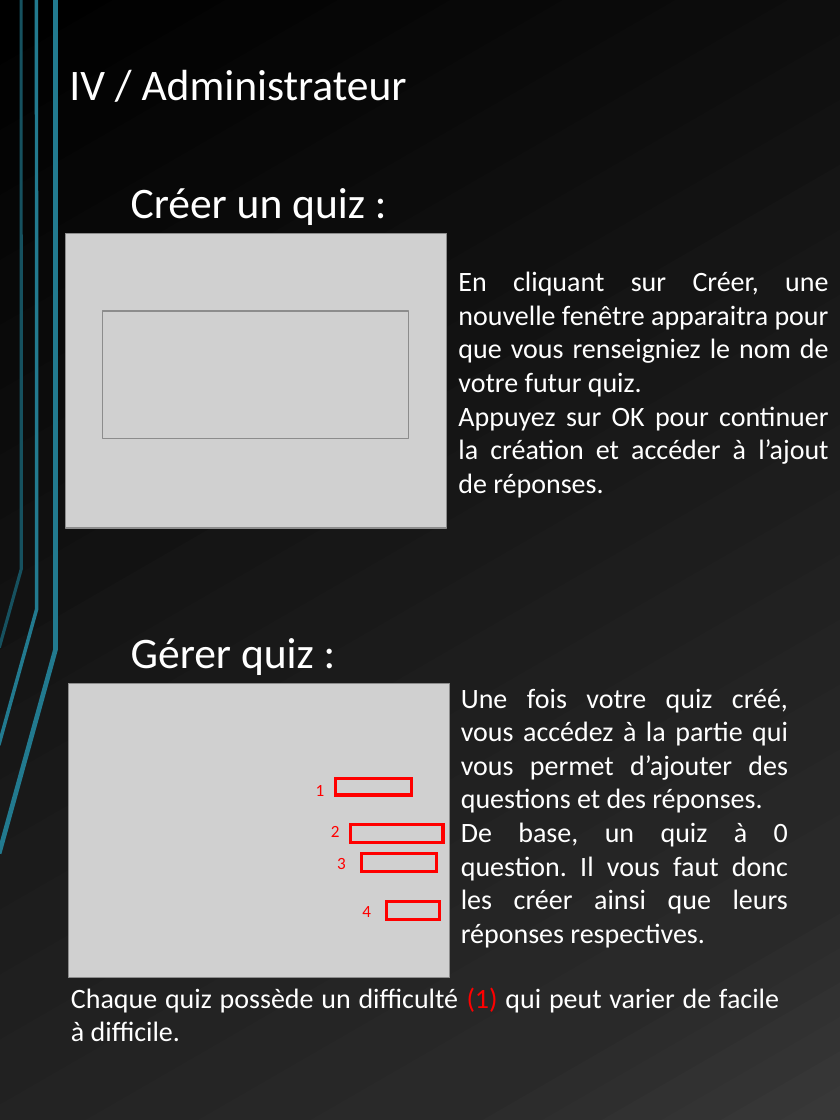
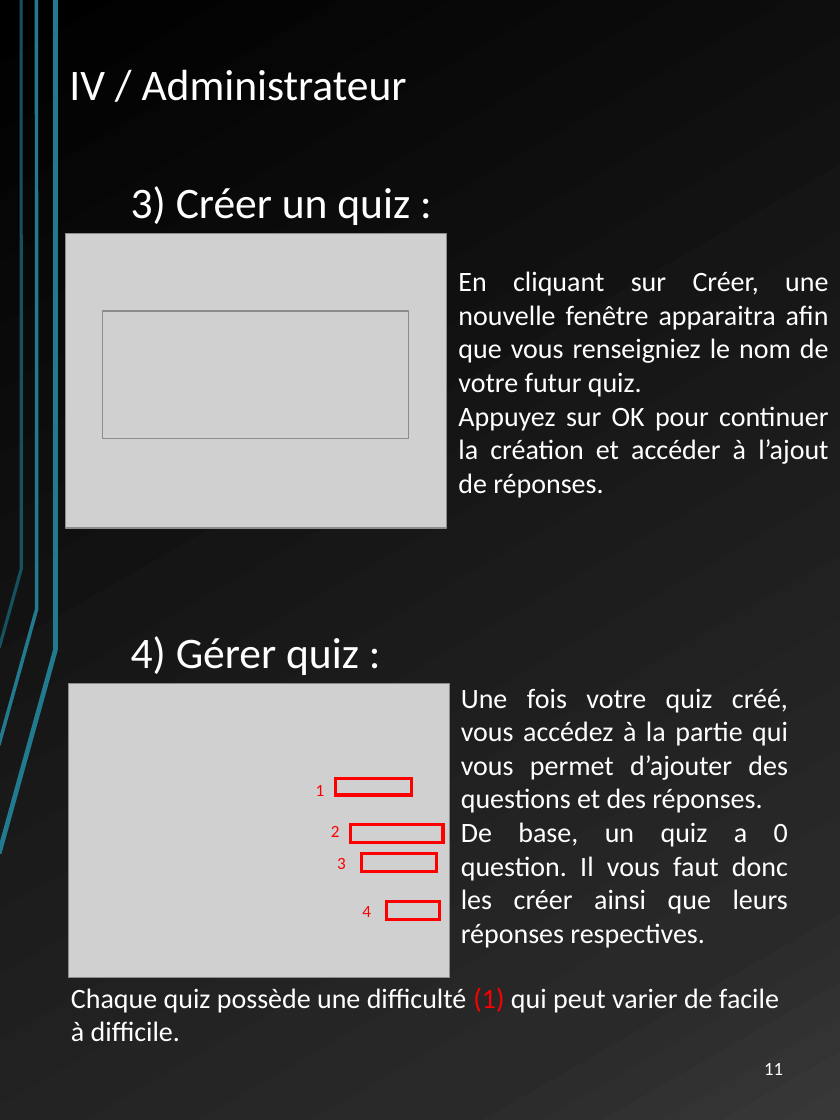
Before and after one commit to LordAlbas/warquiz, a slide deck: slide 11 of Docs/manuel utilisateur WQ.pptx (slide 10 before the commit). Drawn at 840x1120 pixels with LibreOffice and Linux fonts; fonts in the diff are those of the drawing; grey boxes stand for pictures. Boxes give left, top, right and bottom in pixels: in the first picture for what was removed or moved away, otherwise in the second. Text is boxed around its words. In the diff, an @@ line names an element or a change of style, - is before the commit and + after.

```diff
--- a/Docs/manuel utilisateur WQ.pptx
+++ b/Docs/manuel utilisateur WQ.pptx
@@ text at [131, 186, 410, 225]: text changed @@
-Créer un quiz :
+3) Créer un quiz :
@@ text at [458, 271, 829, 397]: text changed @@
-En cliquant sur Créer, une nouvelle fenêtre apparaitra pour que vous renseigniez le nom de votre futur quiz.
+En cliquant sur Créer, une nouvelle fenêtre apparaitra afin que vous renseigniez le nom de votre futur quiz.
@@ text at [131, 636, 359, 675]: text changed @@
-Gérer quiz :
+4) Gérer quiz :
@@ text at [461, 822, 788, 948]: text changed @@
-De base, un quiz à 0 question. Il vous faut donc les créer ainsi que leurs réponses respectives.
+De base, un quiz a 0 question. Il vous faut donc les créer ainsi que leurs réponses respectives.
@@ text at [71, 987, 779, 1041]: text changed @@
-Chaque quiz possède un difficulté (1) qui peut varier de facile à difficile.
+Chaque quiz possède une difficulté (1) qui peut varier de facile à difficile.
@@ page number added at [764, 1063, 783, 1075], 12 pt, text #FFFFFF @@
+11
```
Also in this commit, not shown: 11 other slides changed, 1 slide added.
